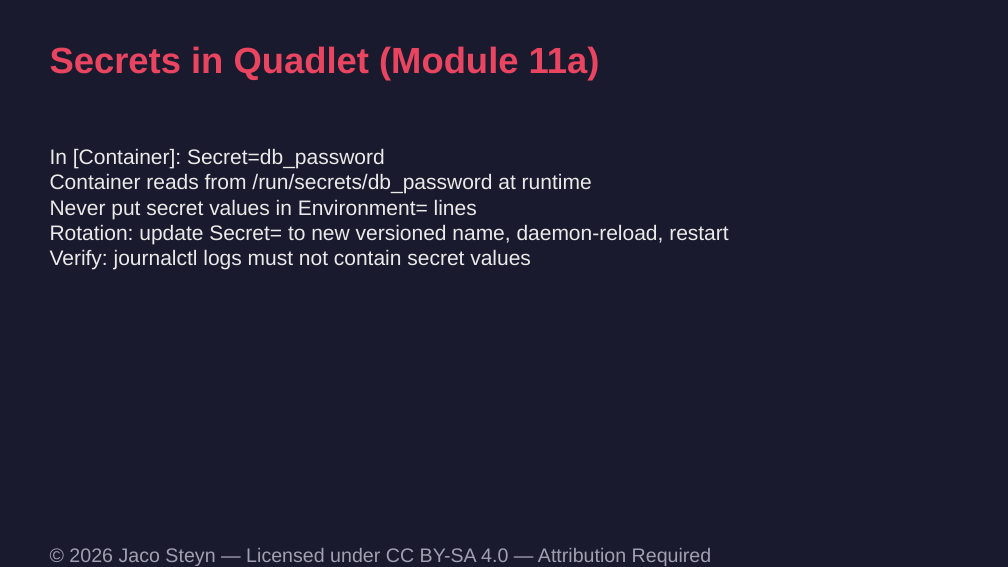
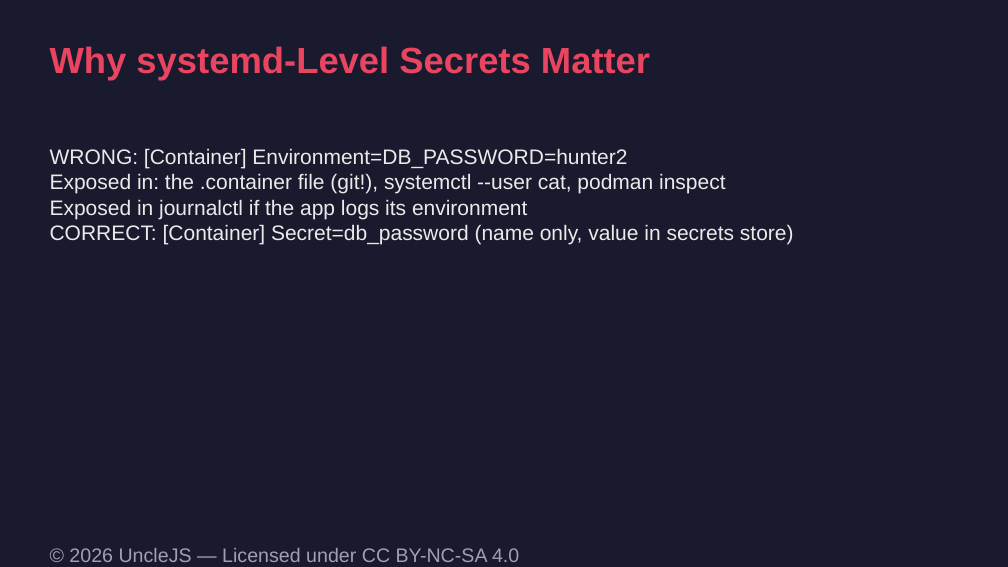
Before and after one commit to UncleJS/course_podman, a slide deck: slide 55 of slides/podman-course.odp (slide 54 before the commit). Drawn at 1008x567 pixels with LibreOffice and Linux fonts; fonts in the diff are those of the drawing. Boxes give left, top, right and bottom in pixels: in the first picture for what was removed or moved away, otherwise in the second. Text is boxed around its words. In the diff, an @@ line names an element or a change of style, - is before the commit and + after.

Commit message:
Apply project review: 11a rename, AGENTS.md, containerized builds, fresh artifacts
Full review findings and resolutions are documented in REVIEW.md.

- Rename modules/11-quadlet-secrets.md to 11a-quadlet-secrets.md to match
  COURSE_OUTLINE's "Module 11a"; update heading and all references
- Replace AGENTS.md (was unrelated generic tooling config) with
  course-specific agent instructions
- Document the module numbering scheme (00-14 core, 11a add-on,
  80 capstone, 90 elective) in README.md and MODULES.md
- Integrate the five cheatsheets into README.md and MODULES.md
- Explain the intentional 8084 vs 8080 webpod port difference in
  examples/quadlet/webpod.yaml and Module 10
- Add a dedicated six-slide 11a-quadlet-secrets deck to build_slides.py,
  plus an actionable error when odfpy is missing
- Rework builds to Podman named-volume staging: no bind mounts and no
  host python/pip; add scripts/build-slides.sh wrapper that installs
  odfpy inside a throwaway container
- Transliterate LaTeX-unfriendly Unicode during PDF assembly (the
  post-rewrite symbols had silently broken the pdflatex build)
- Rebuild dist/course_podman.{md,pdf} and all 21 slide decks, stale
  since the 2026-03-26 module rewrite

```diff
--- a/slides/podman-course.odp
+++ b/slides/podman-course.odp
@@ text at (50, 46, 650, 80): text changed @@
-Secrets in Quadlet (Module 11a)
+Why systemd-Level Secrets Matter
@@ text at (50, 148, 794, 244): text changed @@
-In [Container]: Secret=db_password
-Container reads from /run/secrets/db_password at runtime
-Never put secret values in Environment= lines
-Rotation: update Secret= to new versioned name, daemon-reload, restart
-Verify: journalctl logs must not contain secret values
+WRONG: [Container] Environment=DB_PASSWORD=hunter2
+Exposed in: the .container file (git!), systemctl --user cat, podman inspect
+Exposed in journalctl if the app logs its environment
+CORRECT: [Container] Secret=db_password (name only, value in secrets store)
@@ text at (69, 548, 519, 562): text changed @@
-© 2026 Jaco Steyn — Licensed under CC BY-SA 4.0 — Attribution Required
+© 2026 UncleJS — Licensed under CC BY-NC-SA 4.0
```
Also in this commit, not shown: 71 other slides changed, 5 slides added, 33 other files.
